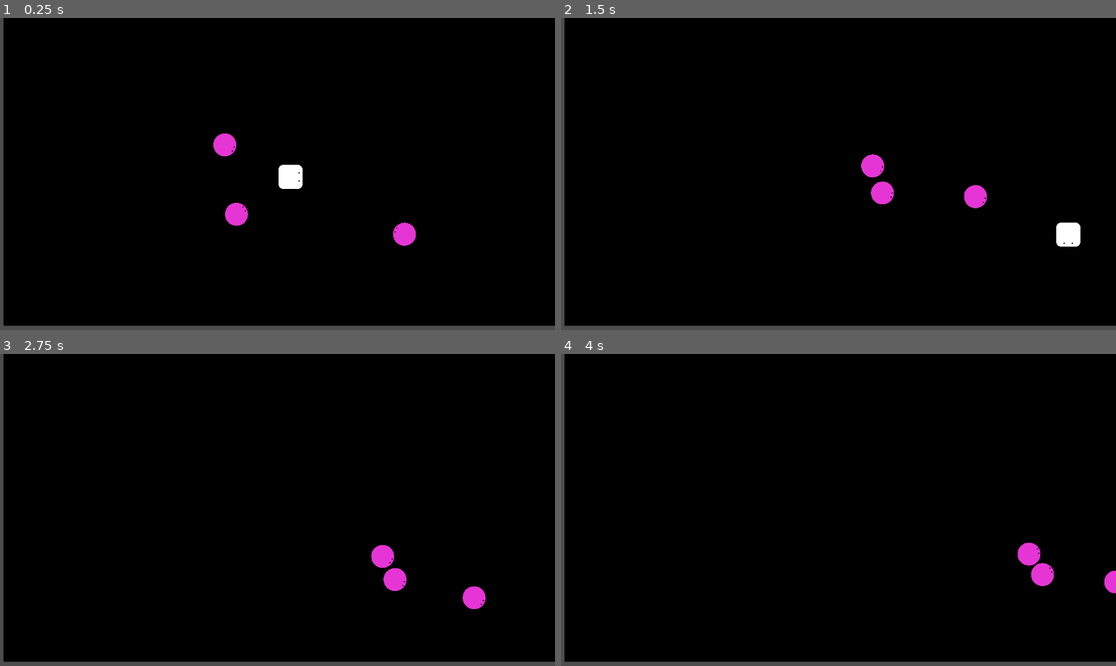
Above: before the commit, frames 1-4 (two rows, left to right).
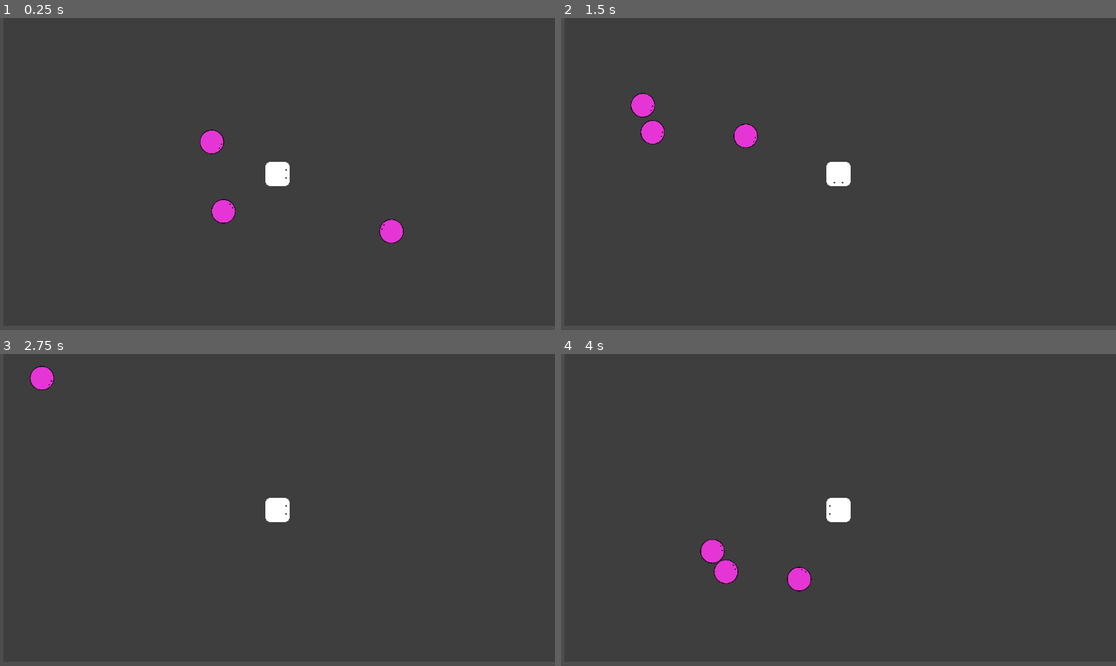
Above: after the commit, the same moments.

Repository: YamatoRyukyu/Unordered
Game: Godot game, scene res://Scenes/survive_game.tscn
Two runs of this game, one before a commit and one after it. Both use one fixed random seed, a clock stepped at 60 frames per second and the inputs below. The project has no main scene, so this scene is started directly.
Inputs:
- Up to frame 1 (0.25 s): no input
- Up to frame 2 (1.5 s): hold Right (move_right) 0.53-1.28 s; hold Down (move_down) from 1.28 s (still down)
- Up to frame 3 (2.75 s): release Down (move_down) at 2.03 s; hold Right (move_right) from 2.03 s (still down)
- Up to frame 4 (4 s): release Right (move_right) at 2.78 s; hold Up (move_up) 2.78-3.53 s; hold Left (move_left) from 3.53 s (still down)

The runs differ from the first frame. In frame 1, 98% of the frame differs, in the area x 0-100%, y 0-99%; in frame 2, 98%; in frame 3, 98%; in frame 4, 98%.

Commit message:
[fix]camera follows player

Diff:
--- a/Scenes/Player/Player.tscn
+++ b/Scenes/Player/Player.tscn
@@ -16,3 +16,5 @@
 
 [node name="Player" type="Sprite2D" parent="."]
 texture = ExtResource("1_s0eop")
+
+[node name="Camera2D" type="Camera2D" parent="."]
--- a/Scenes/survive_game.tscn
+++ b/Scenes/survive_game.tscn
@@ -5,15 +5,18 @@
 
 [node name="Game" type="Node2D"]
 
-[node name="ColorRect" type="ColorRect" parent="."]
+[node name="Player" parent="." instance=ExtResource("1_74p8y")]
+position = Vector2(603, 330)
+scale = Vector2(0.1, 0.1)
+
+[node name="CanvasLayer" type="CanvasLayer" parent="Player"]
+layer = -30
+
+[node name="ColorRect" type="ColorRect" parent="Player/CanvasLayer"]
 offset_left = 7.0
 offset_right = 1153.0
 offset_bottom = 639.0
-color = Color(0, 0, 0, 1)
-
-[node name="Player" parent="." instance=ExtResource("1_74p8y")]
-position = Vector2(603, 330)
-scale = Vector2(0.1, 0.1)
+color = Color(0.24477637, 0.2447764, 0.24477637, 1)
 
 [node name="Mob" parent="." instance=ExtResource("2_rert6")]
 position = Vector2(432.99997, 246.99998)
